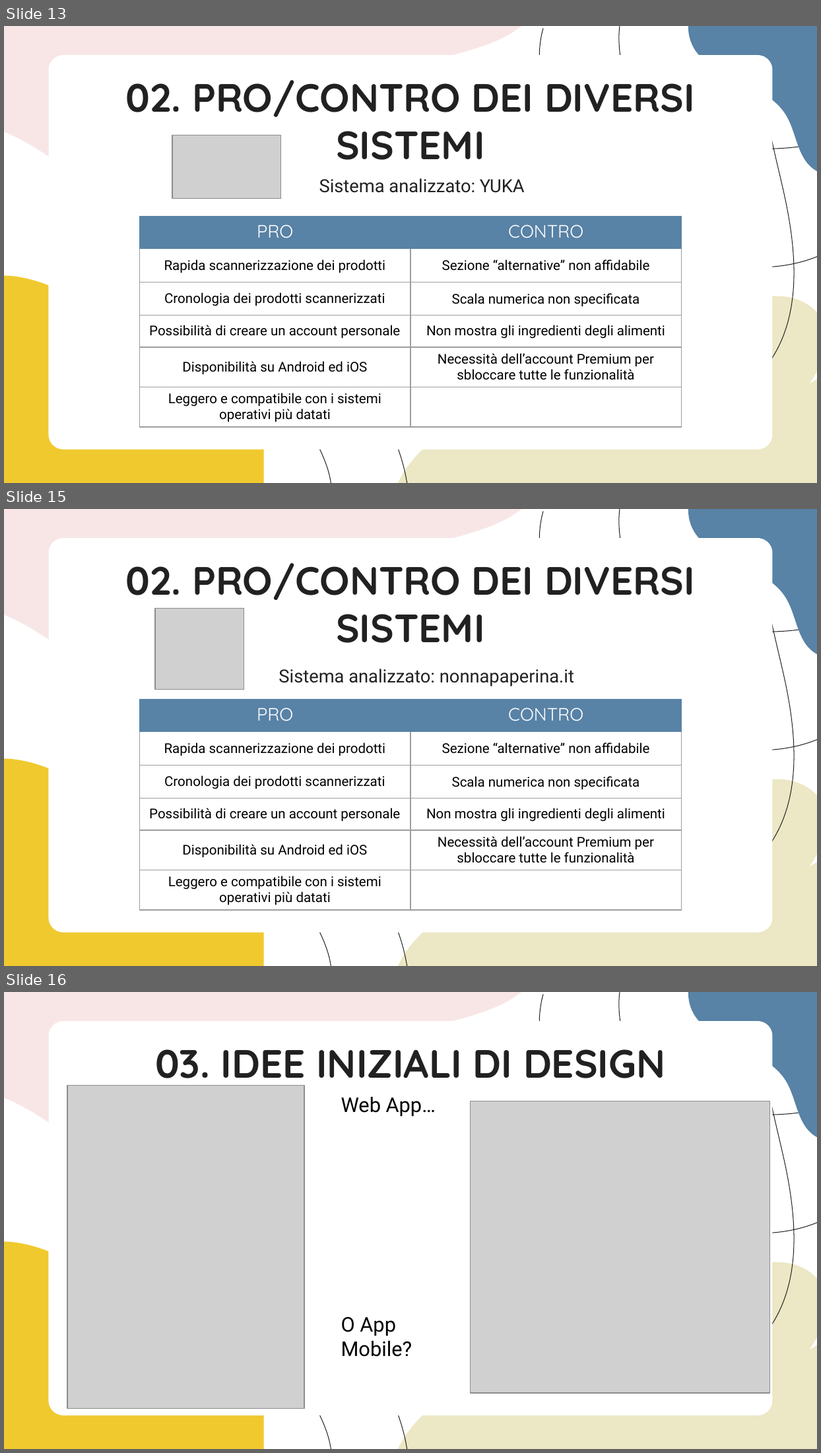
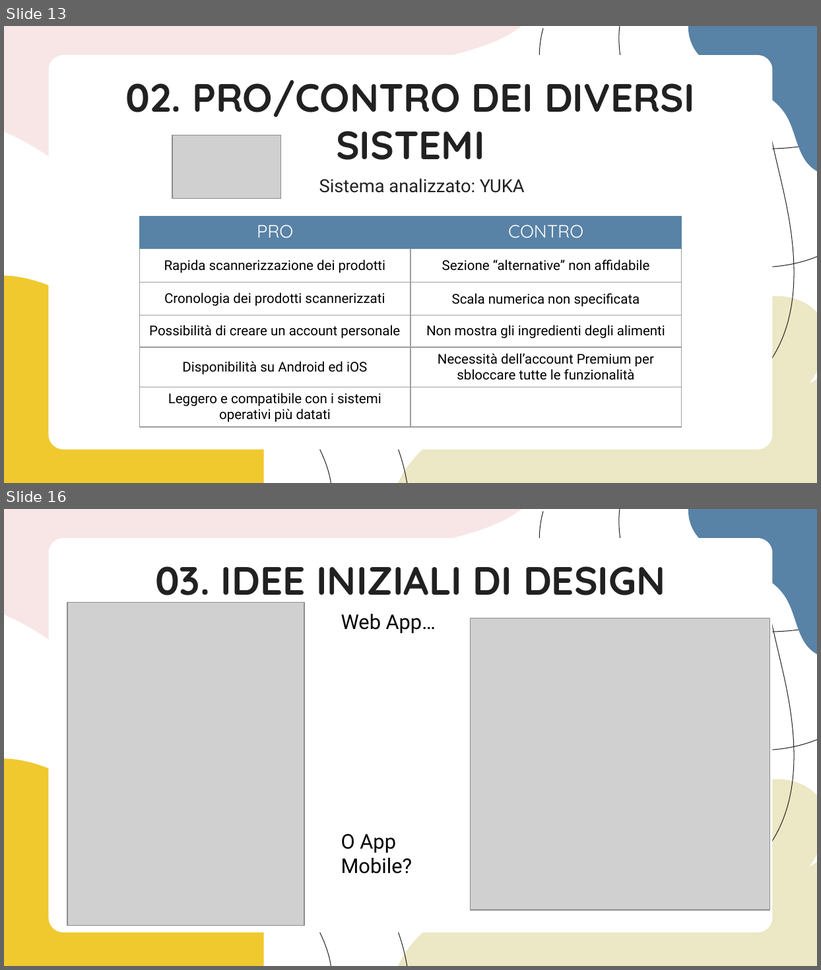
Before and after one commit to marisuz/IUM-2023-Gruppo3-SafeFood, a slide deck: Presentazione/Safe Food - Presentazione.pptx. Shown one above the other, each under a label of ours: slides 13, 15 and 16 before the commit, slides 13 and 16 after it; the slides between them are not shown. The pictures are 821x1453 and 821x970 pixels, drawn with LibreOffice and Linux fonts; fonts in the diff are those of the drawing; grey boxes stand for pictures. Boxes give left, top, right and bottom in pixels: in the first picture for what was removed or moved away, otherwise in the second. Text is boxed around its words. In the diff, an @@ line names an element or a change of style, - is before the commit and + after.

```diff
--- a/Presentazione/Safe Food - Presentazione.pptx
+++ b/Presentazione/Safe Food - Presentazione.pptx
@@ slide 15 removed at (x1=4, y1=509, x2=817, y2=966), background #FFFFFF; not listed: 19 template elements that a slide beside it also shows @@
@@ title removed at (x1=126, y1=563, x2=695, y2=643) @@
-02. PRO/CONTRO DEI DIVERSI SISTEMI
@@ picture removed at (x1=155, y1=608, x2=244, y2=690) @@
@@ subtitle removed at (x1=279, y1=669, x2=574, y2=687) @@
-Sistema analizzato: nonnapaperina.it
@@ table removed at (x1=140, y1=699, x2=681, y2=912), 6 rows, 2 columns @@
-PRO | CONTRO
-Rapida scannerizzazione dei prodotti | Sezione “alternative” non affidabile
-Cronologia dei prodotti scannerizzati | Scala numerica non specificata
-Possibilità di creare un account personale | Non mostra gli ingredienti degli alimenti
-Disponibilità su Android ed iOS | Necessità dell’account Premium per sbloccare tutte le funzionalità
-Leggero e compatibile con i sistemi operativi più datati | 
@@ freeform shape removed at (x1=149, y1=911, x2=150, y2=911) @@
```
Also in this commit, not shown: 5 slides changed, 1 slide added, 1 other file.
